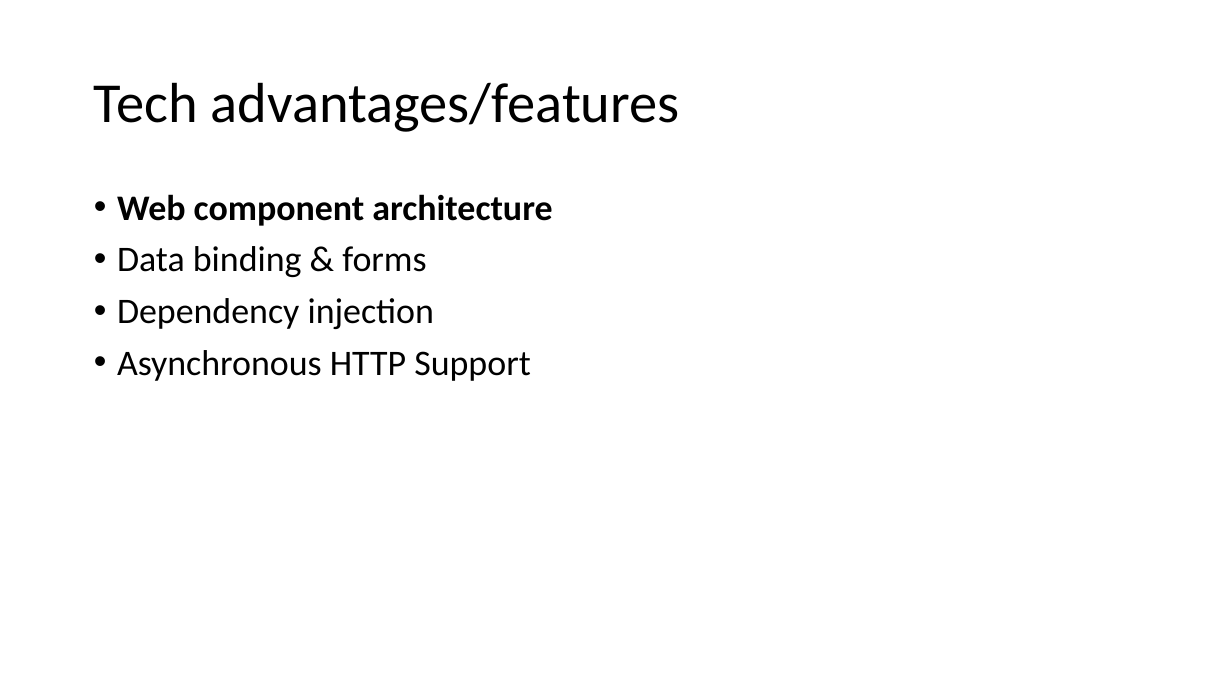
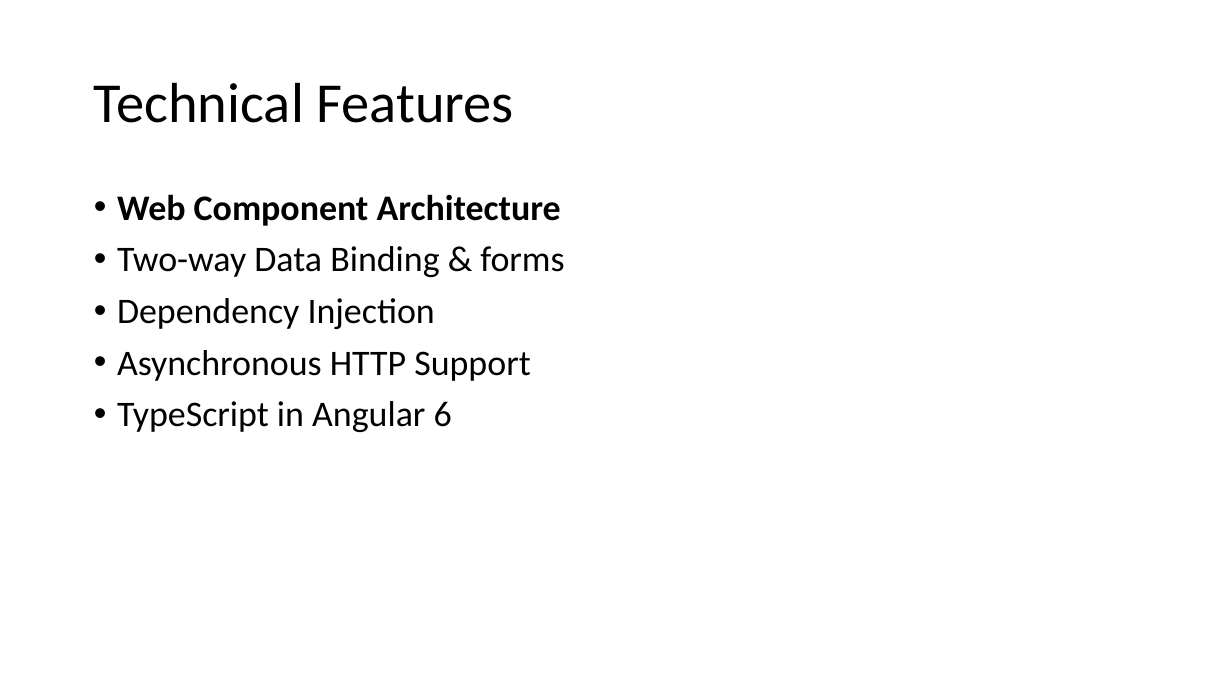
Before and after one commit to jkutzfla/cf2018demo, a slide deck: slide 9 of www/docs/Angular4CFDevs_jkutzfla_2018.pptx (slide 8 before the commit). Drawn at 1232x693 pixels with LibreOffice and Linux fonts; fonts in the diff are those of the drawing. Boxes give left, top, right and bottom in pixels: in the first picture for what was removed or moved away, otherwise in the second. Text is boxed around its words. In the diff, an @@ line names an element or a change of style, - is before the commit and + after.

```diff
--- a/www/docs/Angular4CFDevs_jkutzfla_2018.pptx
+++ b/www/docs/Angular4CFDevs_jkutzfla_2018.pptx
@@ title at (x1=94, y1=82, x2=514, y2=123): text changed @@
-Tech advantages/features
+Technical Features
@@ text at (x1=117, y1=194, x2=564, y2=329): text changed @@
-• Web component architecture
-• Data binding & forms
-• Dependency injection
+• Web Component Architecture
+• Two-way Data Binding & forms
+• Dependency Injection
@@ text at (x1=117, y1=401, x2=452, y2=432): paragraph added @@
+• TypeScript in Angular 6
```
Also in this commit, not shown: 32 other slides changed, 5 slides added, 2 slides removed.
